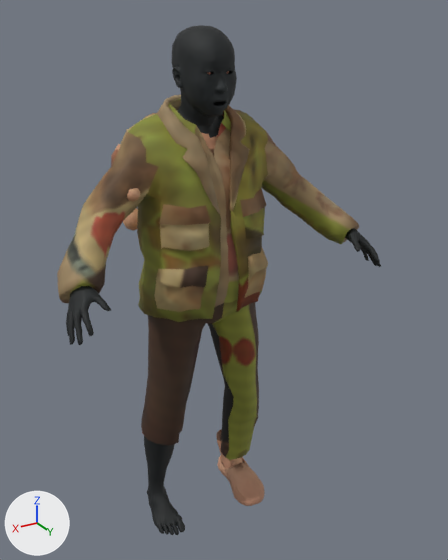
Before and after pictures for a commit that changed the FBX model Assets/Resources/ProductionArt/Toxic.fbx.
One viewpoint serves both versions: a camera (50 mm lens) standing at (0.966, 1.815, 1.873) and looking at (-0.078, 0.075, 1.003). Lighting does not change. The marker at lower left points along +X, +Y and +Z. The older version comes first. Objects named as collision shapes, trigger or cutter boxes, shadow casters or lower levels of detail are left out.

The first picture shows 'Toxic_LOD0'.
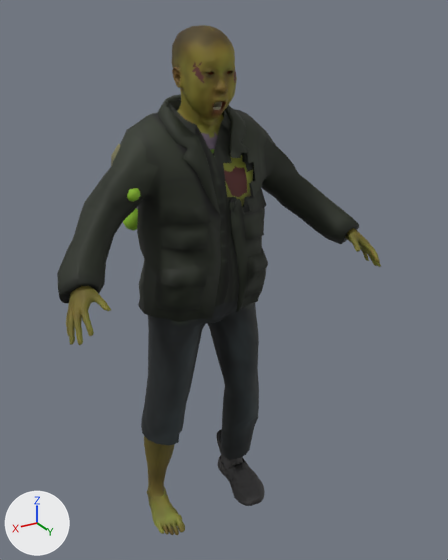
Changed parts and their boxes [x1, y1, x2, y2] in the pictures (448 x 560 px):
```json
{"part": 1, "of": "me_toxic_skin", "change": "cut back", "before": [66, 25, 374, 428], "after": [66, 25, 381, 428]}
{"part": 2, "of": "me_toxic_skin", "change": "reshaped", "before": [147, 444, 185, 535], "after": [147, 444, 185, 535]}
{"part": 3, "of": "me_toxic_skin", "change": "surface changed", "before": [57, 26, 380, 535], "after": [57, 26, 380, 535], "on screen": "darker"}
```

Scene script edits in JSON lines:
```json
{"block": "me_toxic_skin", "where": "# used by ob_toxic_lod0; location = (0.0, 0.0, 0.0)"}
{"op": "remove", "block": "me_toxic_skin", "code": "me_toxic_skin.from_pydata(...)  # 5623 vertices, 8139 faces; spans x -0.56..0.56, y -0.25..0.38, z 0.01..1.84"}
{"op": "add", "block": "me_toxic_skin", "code": "me_toxic_skin.from_pydata(...)  # 7467 vertices, 11162 faces; spans x -0.56..0.56, y -0.25..0.38, z 0.01..1.84"}
{"block": "me_toxic_skin", "change": "me_toxic_skin part 1: 183 vertices moved within x -0.56..0.56, y 0.0..0.37, z 1.05..1.84; 377 vertices removed from x -0.55..0.53, y -0.13..0.37, z 0.66..1.84; 2091 vertices added at x -0.56..0.56, y -0.13..0.38, z 0.71..1.84"}
{"block": "me_toxic_skin", "change": "me_toxic_skin part 2: 39 vertices moved within x 0.14..0.23, y -0.02..0.16, z 0.01..0.13; 17 vertices removed from x 0.12..0.22, y -0.06..0.1, z 0.02..0.39; 142 vertices added at x 0.12..0.24, y -0.07..0.16, z 0.01..0.4"}
{"block": "me_toxic_skin", "change": "me_toxic_skin part 3: 4512 kept faces spanning x -0.56..0.56, y -0.25..0.38, z 0.01..1.84 get new texture (UV) coordinates"}
{"block": "me_toxic_skin", "change": "other edits to the shape of me_toxic_skin do not show in these pictures"}
```
